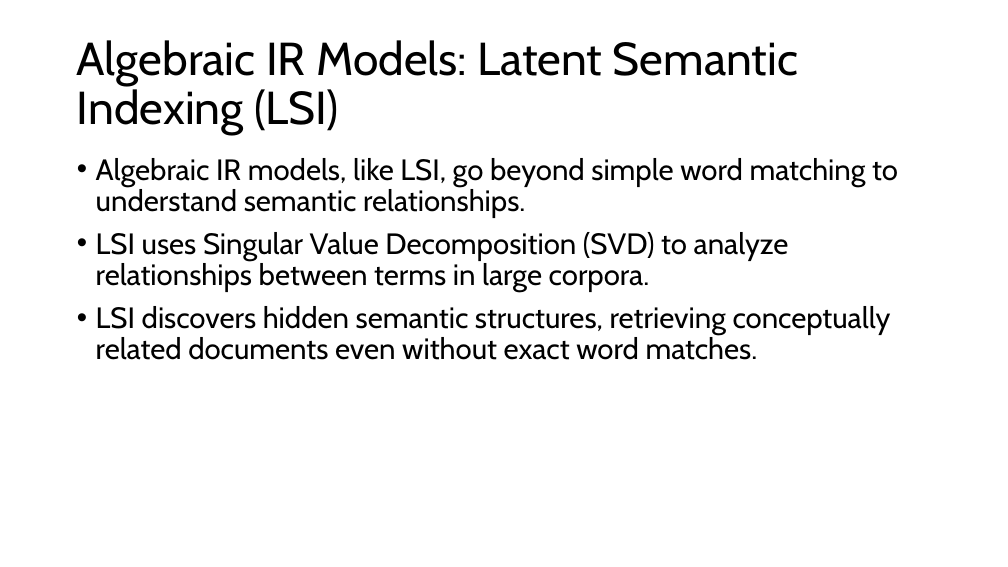
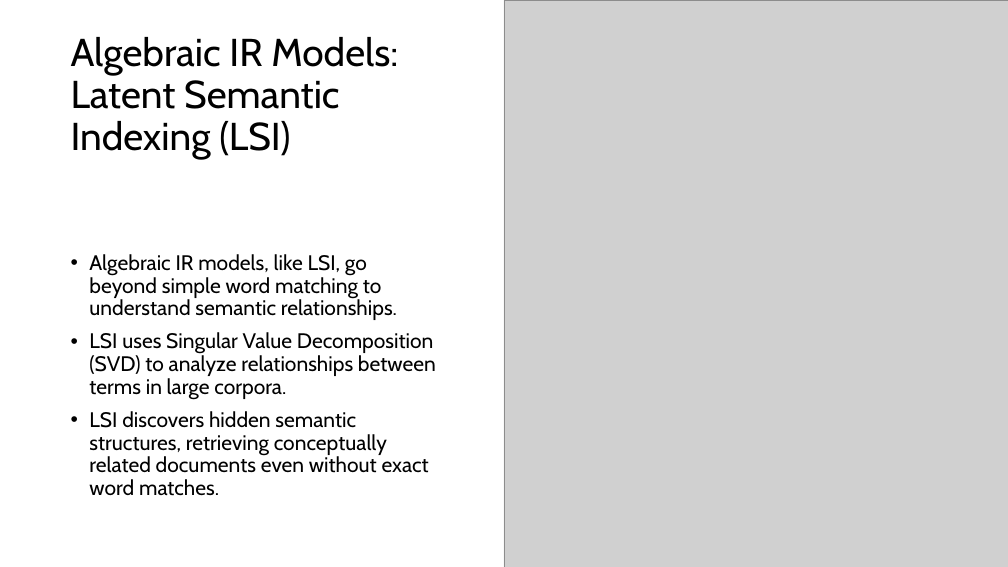
Before and after one commit to AbdulMateenzwl/Information-Retrieval, a slide deck: slide 12 of Assignment 5/Report.pptx. Drawn at 1008x567 pixels with LibreOffice and Linux fonts; fonts in the diff are those of the drawing; grey boxes stand for pictures. Boxes give left, top, right and bottom in pixels: in the first picture for what was removed or moved away, otherwise in the second. Text is boxed around its words. In the diff, an @@ line names an element or a change of style, - is before the commit and + after.

```diff
--- a/Assignment 5/Report.pptx
+++ b/Assignment 5/Report.pptx
@@ rectangle added at (0, 0, 705, 189), fill #FFFFFF @@
@@ title "Algebraic IR Models: Latent Semantic ..." at (71, 37, 398, 159): size 44 to 37 pt @@
@@ picture added at (504, 0, 1008, 567) @@
@@ text "Algebraic IR models, like LSI, ...": place and size @@
-text "Algebraic IR models, like LSI, ..." at (96, 158, 898, 360)
+text "Algebraic IR models, like LSI, ..." at (89, 254, 436, 496)
@@ text "Algebraic IR models, like LSI, ..." at (89, 254, 436, 496): size 28 to 20 pt; vertical alignment top to middle @@
```
Also in this commit, not shown: 5 other slides changed, 22 other files.
